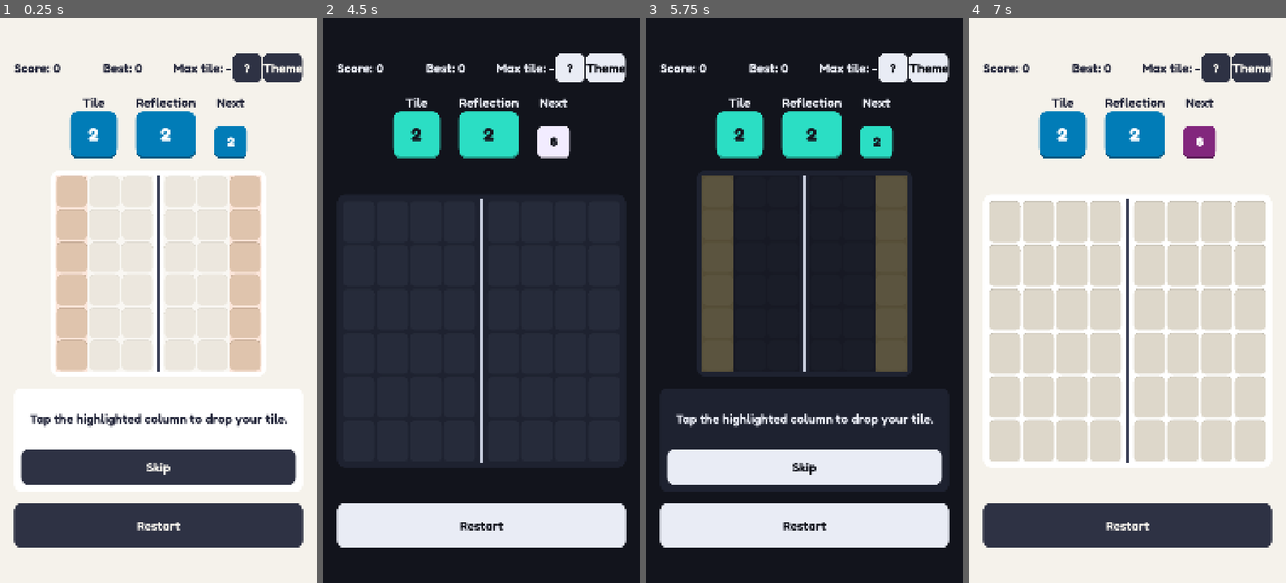
Above: before the commit, frames 1-4 (left to right).
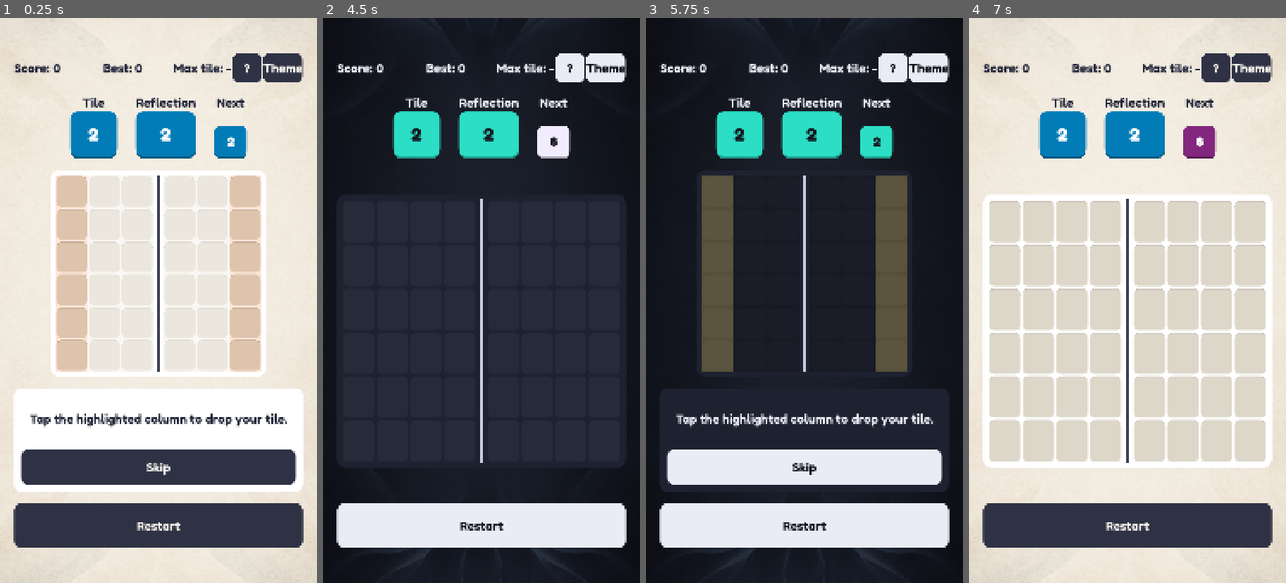
Above: after the commit, the same moments.

Repository: bpinto03/Doppel
Game: Godot game, scene res://scenes/main.tscn
Two runs of this game, one before a commit and one after it. Both use one fixed random seed, a clock stepped at 60 frames per second and the inputs below.
Inputs:
- Up to frame 1 (0.25 s): no input
- Up to frame 2 (4.5 s): click "Restart" at 0.5 s; click "Restart" at 1.25 s; click "Restart" at 2 s; click "?" at 2.75 s; click "Skip" at 3.5 s; click "Theme" at 4.25 s
- Up to frame 3 (5.75 s): click "?" at 5 s
- Up to frame 4 (7 s): click "Skip" at 5.75 s; click "Theme" at 6.5 s

The runs differ from the first frame. In frame 1, 4.4% of the frame differs, in the area x 0-100%, y 0-100%; in frame 2, 0.2%; in frame 3, 0.2%; in frame 4, 4.4%.

Commit message:
feat: add Paper and Night background images
Each palette sets its background image, shown scaled to cover the screen
over the background color.

Diff:
--- a/data/palette_night.tres
+++ b/data/palette_night.tres
@@ -1,10 +1,12 @@
-[gd_resource type="Resource" script_class="ThemePalette" format=3]
+[gd_resource type="Resource" script_class="ThemePalette" format=3 uid="uid://ck4t2mfb501nk"]
 
-[ext_resource type="Script" path="res://scripts/ui/theme_palette.gd" id="1_palette"]
+[ext_resource type="Script" uid="uid://c6sglf02fiibu" path="res://scripts/ui/theme_palette.gd" id="1_palette"]
+[ext_resource type="Texture2D" uid="uid://dr53hu5fuj5tt" path="res://assets/backgrounds/background_night.png" id="2_background"]
 
 [resource]
 script = ExtResource("1_palette")
 background = Color(0.07059, 0.07843, 0.1098, 1)
+background_image = ExtResource("2_background")
 text = Color(0.9137, 0.9255, 0.9608, 1)
 panel = Color(0.1176, 0.1333, 0.1882, 1)
 button = Color(0.9137, 0.9255, 0.9608, 1)
--- a/data/palette_paper.tres
+++ b/data/palette_paper.tres
@@ -1,10 +1,12 @@
-[gd_resource type="Resource" script_class="ThemePalette" format=3]
+[gd_resource type="Resource" script_class="ThemePalette" format=3 uid="uid://bk5hsnoev240q"]
 
-[ext_resource type="Script" path="res://scripts/ui/theme_palette.gd" id="1_palette"]
+[ext_resource type="Script" uid="uid://c6sglf02fiibu" path="res://scripts/ui/theme_palette.gd" id="1_palette"]
+[ext_resource type="Texture2D" uid="uid://cj2ik8ebsdnis" path="res://assets/backgrounds/background_paper.png" id="2_background"]
 
 [resource]
 script = ExtResource("1_palette")
 background = Color(0.9608, 0.949, 0.9216, 1)
+background_image = ExtResource("2_background")
 text = Color(0.1373, 0.149, 0.2275, 1)
 panel = Color(1, 1, 1, 1)
 button = Color(0.1804, 0.1961, 0.2667, 1)
--- a/scenes/game/game_screen.tscn
+++ b/scenes/game/game_screen.tscn
@@ -25,6 +25,18 @@
 anchor_bottom = 1.0
 grow_horizontal = 2
 grow_vertical = 2
+
+[node name="BackgroundImage" type="TextureRect" parent="." unique_id=936016513]
+unique_name_in_owner = true
+layout_mode = 1
+anchors_preset = 15
+anchor_right = 1.0
+anchor_bottom = 1.0
+grow_horizontal = 2
+grow_vertical = 2
+mouse_filter = 2
+expand_mode = 1
+stretch_mode = 6
 
 [node name="Margin" type="MarginContainer" parent="." unique_id=703879068]
 layout_mode = 1
--- a/scripts/ui/game_screen.gd
+++ b/scripts/ui/game_screen.gd
@@ -19,6 +19,7 @@
 var _tutorial_step_index: int = NO_TUTORIAL_STEP
 
 @onready var _background: ColorRect = %Background
+@onready var _background_image: TextureRect = %BackgroundImage
 @onready var _board_view: BoardView = %BoardView
 @onready var _score_label: Label = %ScoreLabel
 @onready var _best_label: Label = %BestLabel
@@ -148,6 +149,7 @@
 	var palette: ThemePalette = Settings.get_palette()
 	theme = UiThemeBuilder.build(palette, BASE_THEME)
 	_background.color = palette.background
+	_background_image.texture = palette.background_image
 	_chain_label.add_theme_color_override(&"font_outline_color", palette.background)
 	var tile_painter := TilePainter.new(palette, TILE_TEXT_CONFIG)
 	_board_view.tile_painter = tile_painter
--- a/scripts/ui/theme_palette.gd
+++ b/scripts/ui/theme_palette.gd
@@ -5,6 +5,8 @@
 
 @export_group("Screen")
 @export var background: Color
+## Covers the screen over the background color; the color shows where the image is transparent or missing.
+@export var background_image: Texture2D
 @export var text: Color
 @export var panel: Color
 @export var button: Color
@@ -17,7 +19,7 @@
 @export var highlight: Color
 
 @export_group("Tiles")
-## Value text and symbols, the same on every tile so all tiles share one contrast rule.
+## Value text, the same on every tile so all tiles share one contrast rule.
 @export var tile_text: Color
 ## One color per level, from level 1.
 @export var tile_colors: Array[Color]
Binary file added: assets/backgrounds/background_night.png
Not shown, added: assets/backgrounds/background_night.png.import
Binary file added: assets/backgrounds/background_paper.png
Not shown, added: assets/backgrounds/background_paper.png.import
Not shown, changed: CLAUDE.md
Not shown, changed: CREDITS.md
Not shown, changed: STEPS.md
Not shown, changed: docs/architecture.md
Not shown, changed: docs/decisions/0003-art-direction.md
